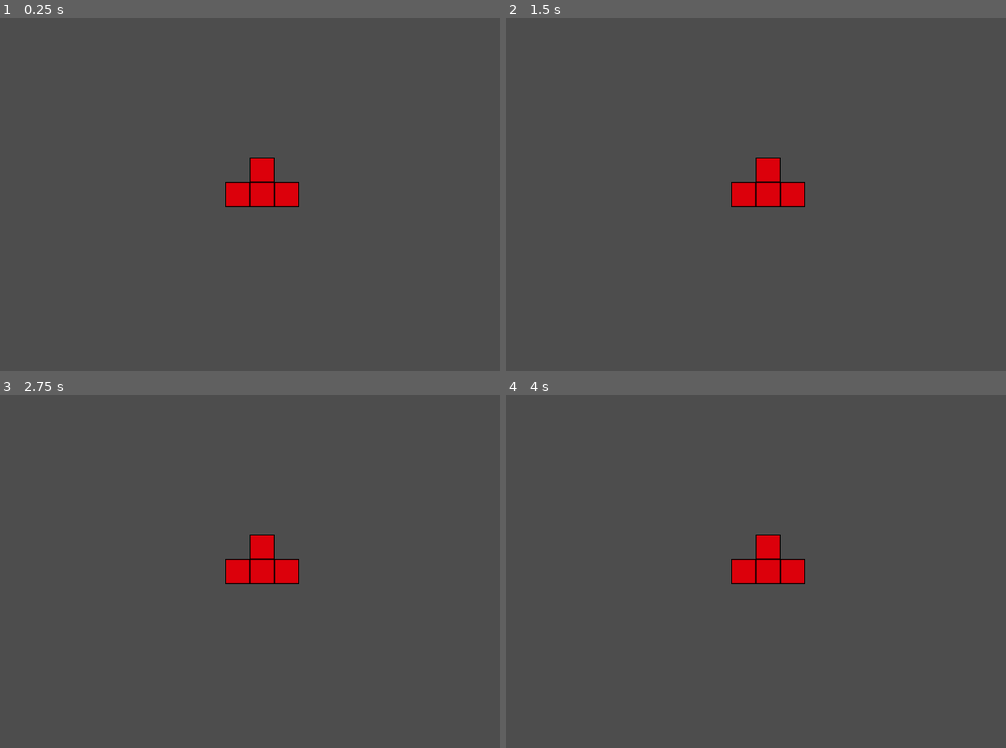
Above: before the commit, frames 1-4 (two rows, left to right).
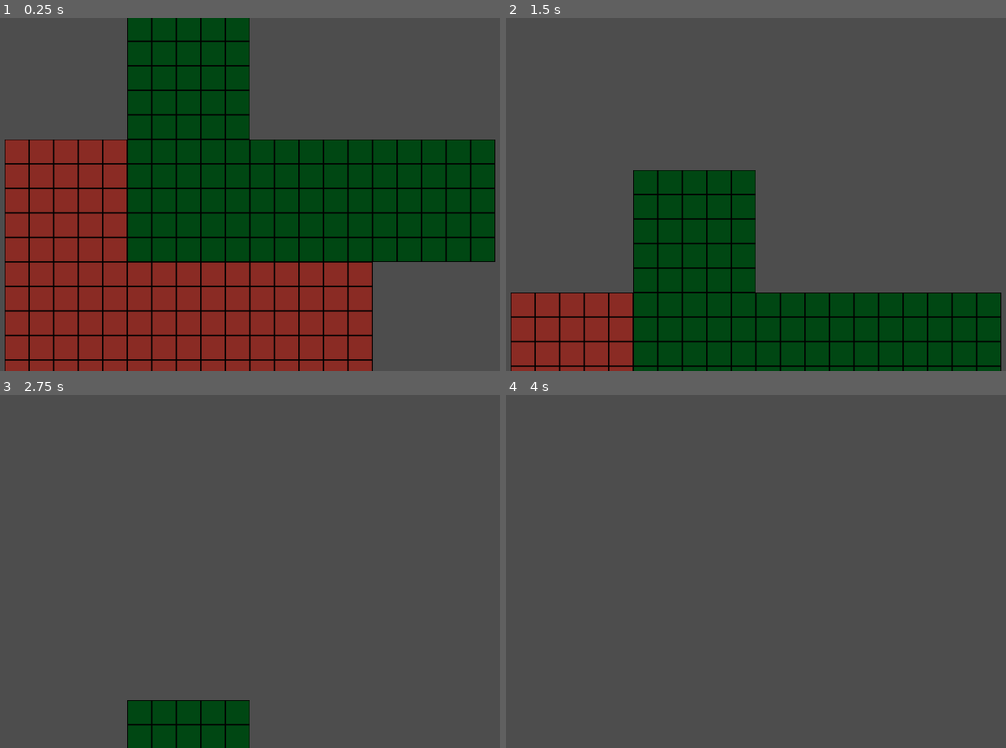
Above: after the commit, the same moments.

Repository: dadames/GMTK2024
Game: Godot game, scene res://Game/Levels/level_1.tscn
Two runs of this game, one before a commit and one after it. Both use one fixed random seed, a clock stepped at 60 frames per second and the inputs below.
Inputs:
- Up to frame 1 (0.25 s): no input
- Up to frame 2 (1.5 s): hold Right (ui_right) 0.53-1.28 s; hold Left (ui_left) from 1.28 s (still down)
- Up to frame 3 (2.75 s): release Left (ui_left) at 2.03 s; hold Right (ui_right) from 2.03 s (still down)
- Up to frame 4 (4 s): tap Enter at 3.5 s; release Right (ui_right) at 3.53 s; hold Left (ui_left) from 3.53 s (still down)

The runs differ from the first frame. In frame 1, 65% of the frame differs, in the area x 0-100%, y 0-100%; in frame 2, 31%; in frame 3, 4.7%; in frame 4, 1.4%.

Commit message:
Sending brick info

Diff:
--- a/Game/Brick/brick_controller.gd
+++ b/Game/Brick/brick_controller.gd
@@ -9,20 +9,29 @@
 	set(value):
 		color = value
 		_ready()
-
 @export var shapeType: BrickShape.ShapeType:
 	set(value):
 		shapeType = value
 		_ready()
+@export var mirrored := false:
+	set(value):
+		mirrored = value
 
-var brickScale := 1
-var initialized := false
+		_ready()
+
+var brickScale := 5
+var fallSpeed := 10
+var falling := false
 
 func _ready() -> void:
 	var shape := BrickShape.new()
 	shape.shape = shapeType
 	initialize(shape)
+	falling = true
 
+func _process(delta: float) -> void:
+	if falling && !Engine.is_editor_hint():
+		position.y += delta * fallSpeed
 
 func initialize(shape: BrickShape) -> void:
 	Utilities.clear_children(self)
@@ -47,3 +56,6 @@
 	add_child(semibrick)
 	semibrick.position = quadrantPosition
 	semibrick.initialize(self)
+
+func start_falling() -> void:
+	falling = true
--- a/Game/Brick/semi_brick.tscn
+++ b/Game/Brick/semi_brick.tscn
@@ -13,8 +13,9 @@
 scale = Vector2(0.063, 0.063)
 texture = ExtResource("1_r13ow")
 
-[node name="RigidBody2D" type="StaticBody2D" parent="."]
-collision_mask = 0
+[node name="StaticBody2D" type="StaticBody2D" parent="."]
 
-[node name="CollisionShape2D" type="CollisionShape2D" parent="RigidBody2D"]
+[node name="CollisionShape2D" type="CollisionShape2D" parent="StaticBody2D"]
 shape = SubResource("RectangleShape2D_viega")
+
+[node name="CharacterBody2D" type="CharacterBody2D" parent="."]
--- a/Game/Brick/semi_brick_controller.gd
+++ b/Game/Brick/semi_brick_controller.gd
@@ -8,3 +8,6 @@
 func initialize(brickIn: Brick) -> void:
 	brick = brickIn
 	modulate = brick.color
+
+func collided() -> void:
+	brick.start_falling()
--- a/Game/Levels/level_1.tscn
+++ b/Game/Levels/level_1.tscn
@@ -8,5 +8,19 @@
 zoom = Vector2(25, 25)
 
 [node name="Brick" parent="." instance=ExtResource("1_ut3aw")]
-color = Color(0.987215, 0, 0.300232, 1)
-shapeType = 2
+position = Vector2(-6, 8)
+color = Color(0.617144, 0.377077, 0.955929, 1)
+shapeType = 1
+orientationReversed = null
+
+[node name="Brick2" parent="." instance=ExtResource("1_ut3aw")]
+position = Vector2(4, -2)
+color = Color(0, 0.625875, 0.507805, 1)
+shapeType = 1
+orientationReversed = null
+
+[node name="Brick3" parent="." instance=ExtResource("1_ut3aw")]
+position = Vector2(49, -13)
+color = Color(1, 0, 0, 1)
+shapeType = 3
+orientationReversed = null
